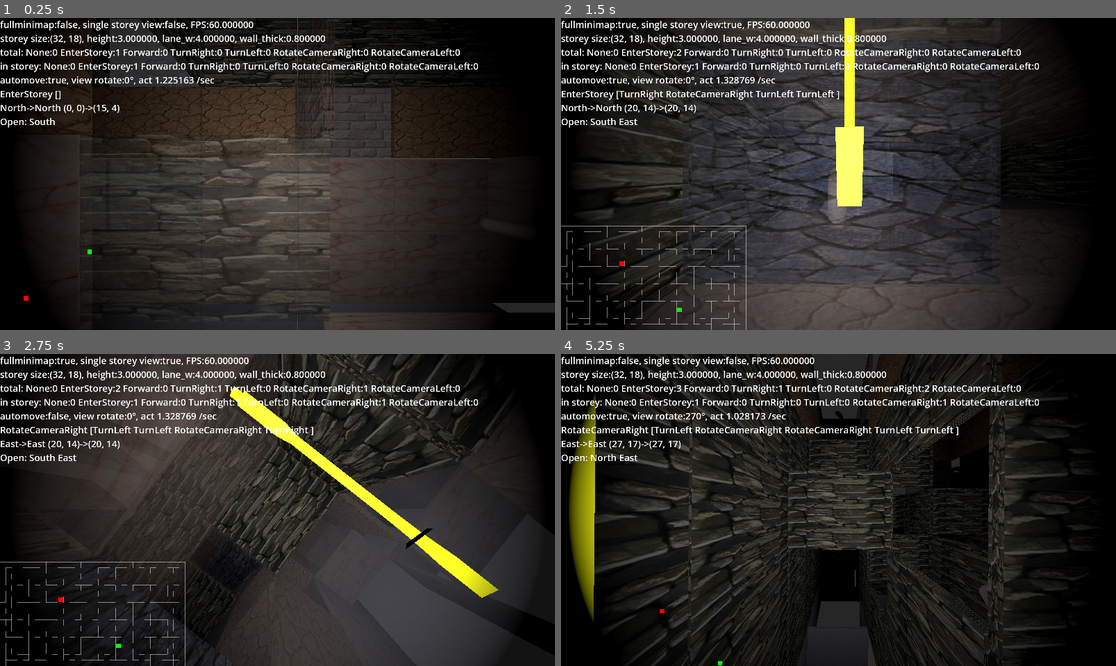
Above: before the commit, frames 1-4 (two rows, left to right).
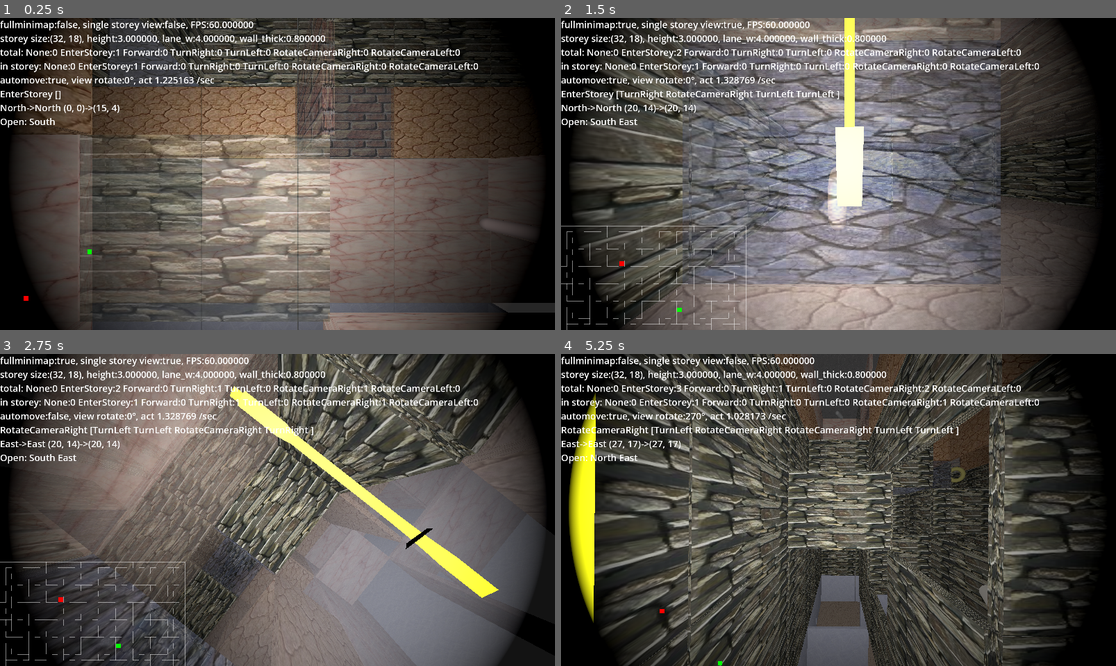
Above: after the commit, the same moments.

Repository: kasworld/gd4maze3d
Game: Godot game, scene res://main.tscn
Two runs of this game, one before a commit and one after it. Both use one fixed random seed, a clock stepped at 60 frames per second and the inputs below.
Inputs (mouse positions are in pixels of both pictures, inside the frame that each line leads up to):
- Up to frame 1 (0.25 s): no input
- Up to frame 2 (1.5 s): tap Enter at 0.5 s; move the mouse to (960, 158) at 0.52 s; hold Right 0.53-1.28 s; tap 1 at 0.6 s; click (960, 158) at 0.67 s; tap Space at 0.77 s; move the mouse to (727, 189) at 1.27 s; hold Down from 1.28 s (still down); tap 2 at 1.35 s
- Up to frame 3 (2.75 s): tap Space at 1.52 s; move the mouse to (333, 441) at 2.02 s; release Down at 2.03 s; hold Right from 2.03 s (still down); tap 3 at 2.1 s
- Up to frame 4 (5.25 s): move the mouse to (810, 572) at 2.77 s; release Right at 2.78 s; hold Up 2.78-3.53 s; tap Enter at 2.85 s; click (810, 572) at 2.92 s; tap Space at 3.02, 3.77, 4.52 s; move the mouse to (1005, 556) at 3.52 s; hold Left 3.53-5.03 s; tap 1 at 3.6 s; move the mouse to (672, 463) at 4.27 s; tap 2 at 4.35 s; move the mouse to (866, 510) at 5.02 s; hold Down from 5.03 s (still down); tap 3 at 5.1 s; click (866, 510) at 5.17 s

The runs differ from the first frame. In frame 1, 75% of the frame differs, in the area x 3-97%, y 0-100%; in frame 2, 79%; in frame 3, 81%, in the area x 2-98%, y 0-100%; in frame 4, 69%.

Commit message:
light param change

Diff:
--- a/character.gd
+++ b/character.gd
@@ -81,6 +81,7 @@
 
 func light_on(b :bool)->void:
 	$SpotLight3D.visible = b
+	#$OmniLight3D.visible = b
 	$Camera3D.visible = b
 	$Camera3D.current = b
 
--- a/character.tscn
+++ b/character.tscn
@@ -11,5 +11,11 @@
 
 [node name="SpotLight3D" type="SpotLight3D" parent="."]
 visible = false
-spot_range = 20.0
+light_energy = 5.0
+spot_range = 50.0
 spot_angle = 60.0
+
+[node name="OmniLight3D" type="OmniLight3D" parent="."]
+visible = false
+light_energy = 5.0
+omni_range = 50.0
